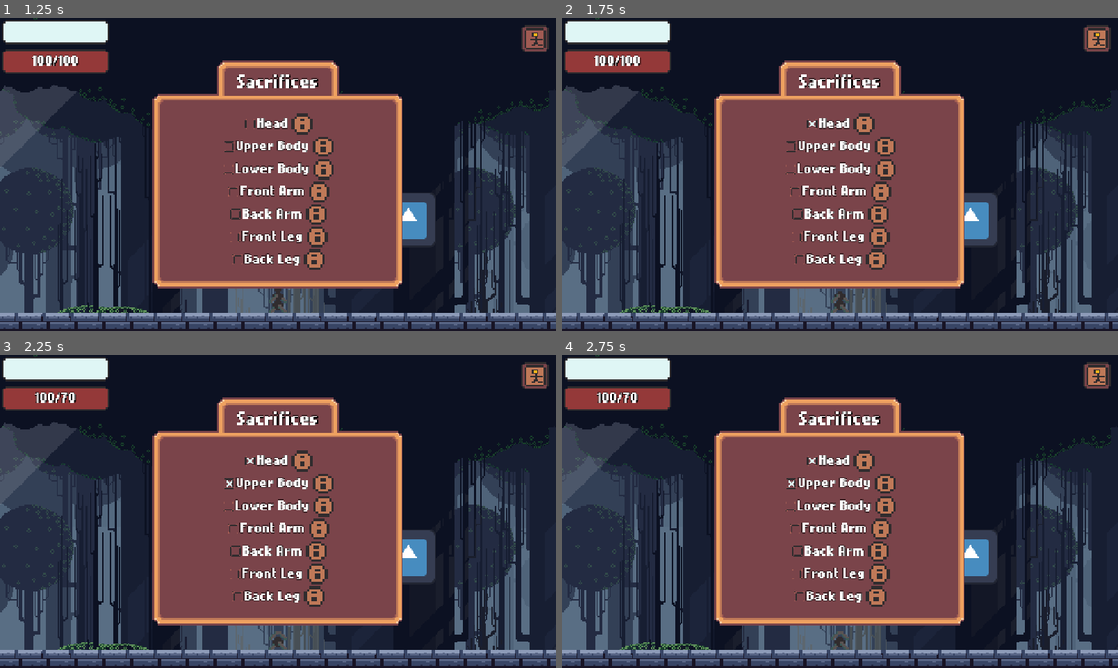
Above: before the commit, frames 1-4 (two rows, left to right).
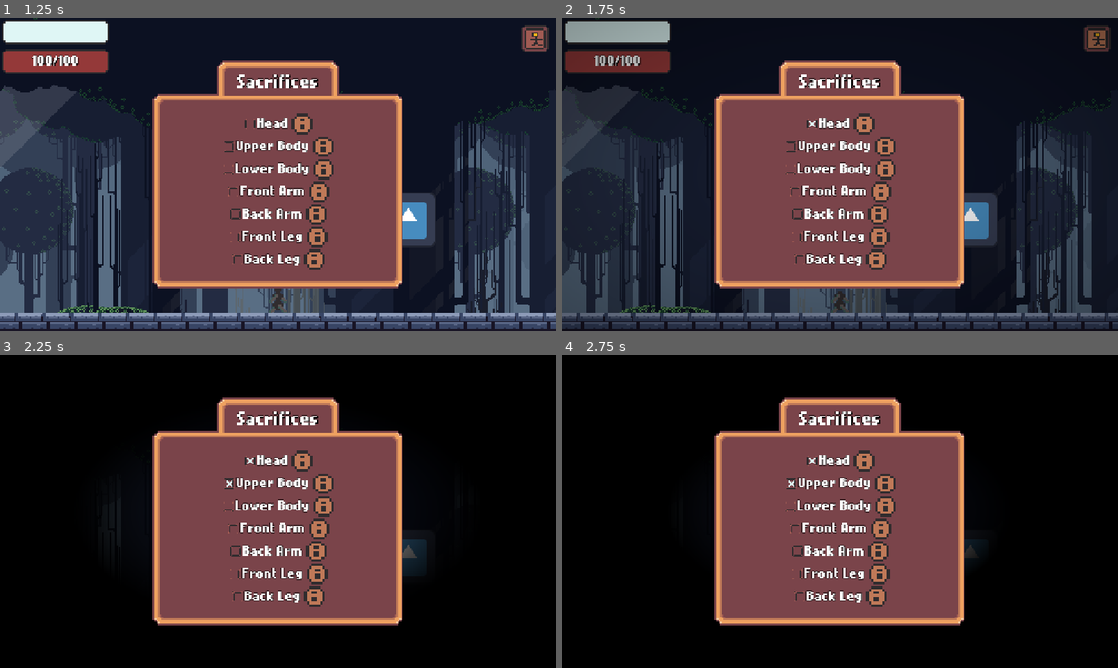
Above: after the commit, the same moments.

Repository: nilanshsharma23/daydream-game-jam
Game: Godot game, scene res://scenes/world.tscn
Two runs of this game, one before a commit and one after it. Both use one fixed random seed, a clock stepped at 60 frames per second and the inputs below. The engine's default icon, where the game draws it, is replaced by a stand-in: a white triangle on a blue panel in a dark square.
Inputs (mouse positions are in pixels of both pictures, inside the frame that each line leads up to):
- Up to frame 1 (1.25 s): click (533, 39) at 0.5 s
- Up to frame 2 (1.75 s): click "Head" at 1.25 s
- Up to frame 3 (2.25 s): click "Upper Body" at 2 s
- Up to frame 4 (2.75 s): no input

Frame 1 is identical in both runs. In frame 2, 14% of the frame differs, in the area x 0-100%, y 1-100%; in frame 3, 69%; in frame 4, 70%, in the area x 0-100%, y 0-100%.

Commit message:
blindness

Diff:
--- a/project.godot
+++ b/project.godot
@@ -38,8 +38,7 @@
 }
 jump={
 "deadzone": 0.2,
-"events": [Object(InputEventKey,"resource_local_to_scene":fa …(140 unchanged characters)… d":false,"keycode":0,"physical_keycode":32,"key_label":0,"unicode":32,"location":0,"echo":false,"script":null)
-, Object(InputEventKey,"resource_local_to_scene":false,"resource_name":"","device":-1,"window_id":0,"alt_pressed":false,"shift_pressed":false,"ctrl_pressed":false,"meta_pressed":false,"pressed":false,"keycode":0,"physical_keycode":90,"key_label":0,"unicode":122,"location":0,"echo":false,"script":null)
+"events": [Object(InputEventKey,"resource_local_to_scene":fa …(140 unchanged characters)… d":false,"keycode":0,"physical_keycode":90,"key_label":0,"unicode":122,"location":0,"echo":false,"script":null)
 ]
 }
 sprint={
--- a/scenes/main_menu.tscn
+++ b/scenes/main_menu.tscn
@@ -2,6 +2,7 @@
 
 [ext_resource type="FontFile" uid="uid://cj7npol18ibqs" path="res://fonts/nokiafc22.ttf" id="1_06t4h"]
 [ext_resource type="Script" uid="uid://bfy6jmdac2dvv" path="res://scripts/main_menu.gd" id="1_8ln24"]
+[ext_resource type="FontFile" uid="uid://bkfrphl4vwqil" path="res://fonts/GothicPixels.ttf" id="2_rcqid"]
 [ext_resource type="Texture2D" uid="uid://deju6wvcry2rb" path="res://sprites/background/Layer_0011_0.png" id="3_flqon"]
 [ext_resource type="Texture2D" uid="uid://c8rw4bn3l43tv" path="res://sprites/background/Layer_0010_1.png" id="4_rcqid"]
 [ext_resource type="Texture2D" uid="uid://ro2d4k1rp4up" path="res://sprites/background/Layer_0009_2.png" id="5_1ajci"]
@@ -13,9 +14,7 @@
 [ext_resource type="Texture2D" uid="uid://dvyu55kafjqr5" path="res://sprites/background/Layer_0003_6.png" id="11_8egab"]
 [ext_resource type="Texture2D" uid="uid://bbbx2470typg5" path="res://sprites/background/Layer_0002_7.png" id="12_gw5y6"]
 
-[sub_resource type="StyleBoxEmpty" id="StyleBoxEmpty_06t4h"]
-
-[sub_resource type="ButtonGroup" id="ButtonGroup_7vrkn"]
+[sub_resource type="StyleBoxEmpty" id="StyleBoxEmpty_rcqid"]
 
 [node name="Main Menu" type="Node2D"]
 script = ExtResource("1_8ln24")
@@ -43,9 +42,9 @@
 theme_override_constants/shadow_offset_y = 4
 theme_override_constants/outline_size = 4
 theme_override_constants/shadow_outline_size = 0
-theme_override_fonts/font = ExtResource("1_06t4h")
-theme_override_font_sizes/font_size = 64
-text = "Game Jam Game"
+theme_override_fonts/font = ExtResource("2_rcqid")
+theme_override_font_sizes/font_size = 128
+text = "Prometheia"
 horizontal_alignment = 1
 vertical_alignment = 1
 
@@ -57,52 +56,37 @@
 grow_vertical = 2
 alignment = 1
 
-[node name="PlayButton4" type="Button" parent="CanvasLayer/Control/VBoxContainer"]
+[node name="PlayButton" type="Button" parent="CanvasLayer/Control/VBoxContainer"]
 layout_mode = 2
 theme_override_colors/font_color = Color(1, 1, 1, 1)
 theme_override_colors/font_focus_color = Color(1, 0, 0, 1)
-theme_override_colors/font_hover_color = Color(0, 0, 1, 1)
-theme_override_colors/font_hover_pressed_color = Color(1, 0, 1, 1)
-theme_override_colors/font_outline_color = Color(0, 0, 0, 1)
-theme_override_constants/outline_size = 4
+theme_override_colors/font_hover_color = Color(0.9490196, 0, 0.9490196, 1)
 theme_override_fonts/font = ExtResource("1_06t4h")
 theme_override_font_sizes/font_size = 32
-theme_override_styles/focus = SubResource("StyleBoxEmpty_06t4h")
-toggle_mode = true
-button_group = SubResource("ButtonGroup_7vrkn")
+theme_override_styles/focus = SubResource("StyleBoxEmpty_rcqid")
 text = "Play"
 flat = true
 
-[node name="PlayButton2" type="Button" parent="CanvasLayer/Control/VBoxContainer"]
+[node name="CreditsButton" type="Button" parent="CanvasLayer/Control/VBoxContainer"]
 layout_mode = 2
 theme_override_colors/font_color = Color(1, 1, 1, 1)
 theme_override_colors/font_focus_color = Color(1, 0, 0, 1)
-theme_override_colors/font_hover_color = Color(0, 0, 1, 1)
-theme_override_colors/font_hover_pressed_color = Color(1, 0, 1, 1)
-theme_override_colors/font_outline_color = Color(0, 0, 0, 1)
-theme_override_constants/outline_size = 4
+theme_override_colors/font_hover_color = Color(0.9490196, 0, 0.9490196, 1)
 theme_override_fonts/font = ExtResource("1_06t4h")
 theme_override_font_sizes/font_size = 32
-theme_override_styles/focus = SubResource("StyleBoxEmpty_06t4h")
-toggle_mode = true
-button_group = SubResource("ButtonGroup_7vrkn")
+theme_override_styles/focus = SubResource("StyleBoxEmpty_rcqid")
 text = "Credits
 "
 flat = true
 
-[node name="PlayButton3" type="Button" parent="CanvasLayer/Control/VBoxContainer"]
+[node name="QuitButton" type="Button" parent="CanvasLayer/Control/VBoxContainer"]
 layout_mode = 2
 theme_override_colors/font_color = Color(1, 1, 1, 1)
 theme_override_colors/font_focus_color = Color(1, 0, 0, 1)
-theme_override_colors/font_hover_color = Color(0, 0, 1, 1)
-theme_override_colors/font_hover_pressed_color = Color(1, 0, 1, 1)
-theme_override_colors/font_outline_color = Color(0, 0, 0, 1)
-theme_override_constants/outline_size = 4
+theme_override_colors/font_hover_color = Color(0.9490196, 0, 0.9490196, 1)
 theme_override_fonts/font = ExtResource("1_06t4h")
 theme_override_font_sizes/font_size = 32
-theme_override_styles/focus = SubResource("StyleBoxEmpty_06t4h")
-toggle_mode = true
-button_group = SubResource("ButtonGroup_7vrkn")
+theme_override_styles/focus = SubResource("StyleBoxEmpty_rcqid")
 text = "Quit"
 flat = true
 
--- a/scenes/player.tscn
+++ b/scenes/player.tscn
@@ -418,6 +418,58 @@
 
 [sub_resource type="RectangleShape2D" id="RectangleShape2D_y4r1p"]
 size = Vector2(10, 21)
+
+[sub_resource type="Animation" id="Animation_i4ail"]
+resource_name = "show"
+tracks/0/type = "value"
+tracks/0/imported = false
+tracks/0/enabled = true
+tracks/0/path = NodePath("CanvasLayer/Control/Vignette:material:shader_parameter/alpha")
+tracks/0/interp = 1
+tracks/0/loop_wrap = true
+tracks/0/keys = {
+"times": PackedFloat32Array(0, 1),
+"transitions": PackedFloat32Array(2, 2),
+"update": 0,
+"values": [0.0, 1.0]
+}
+
+[sub_resource type="Animation" id="Animation_a38lo"]
+length = 0.001
+tracks/0/type = "value"
+tracks/0/imported = false
+tracks/0/enabled = true
+tracks/0/path = NodePath("CanvasLayer/Control/Vignette:material:shader_parameter/alpha")
+tracks/0/interp = 1
+tracks/0/loop_wrap = true
+tracks/0/keys = {
+"times": PackedFloat32Array(0),
+"transitions": PackedFloat32Array(1),
+"update": 0,
+"values": [0.0]
+}
+
+[sub_resource type="Animation" id="Animation_4ni07"]
+resource_name = "hide"
+tracks/0/type = "value"
+tracks/0/imported = false
+tracks/0/enabled = true
+tracks/0/path = NodePath("CanvasLayer/Control/Vignette:material:shader_parameter/alpha")
+tracks/0/interp = 1
+tracks/0/loop_wrap = true
+tracks/0/keys = {
+"times": PackedFloat32Array(0, 1),
+"transitions": PackedFloat32Array(1, 1),
+"update": 0,
+"values": [1.0, 0.0]
+}
+
+[sub_resource type="AnimationLibrary" id="AnimationLibrary_4ni07"]
+_data = {
+&"RESET": SubResource("Animation_a38lo"),
+&"hide": SubResource("Animation_4ni07"),
+&"show": SubResource("Animation_i4ail")
+}
 
 [node name="Player" type="CharacterBody2D" node_paths=PackedStringArray("body_parts", "body_part_dictionary")]
 script = ExtResource("1_g2els")
@@ -576,7 +628,7 @@
 texture_hover = ExtResource("10_jej6c")
 stretch_mode = 0
 
-[node name="ColorRect" type="ColorRect" parent="CanvasLayer/Control"]
+[node name="Vignette" type="ColorRect" parent="CanvasLayer/Control"]
 material = SubResource("ShaderMaterial_4r5pv")
 layout_mode = 1
 anchors_preset = 15
@@ -900,6 +952,11 @@
 position = Vector2(0, 7.5)
 shape = SubResource("RectangleShape2D_y4r1p")
 
+[node name="VignettePlayer" type="AnimationPlayer" parent="."]
+libraries = {
+&"": SubResource("AnimationLibrary_4ni07")
+}
+
 [connection signal="body_entered" from="GroundDetector" to="." method="_on_ground_detector_body_entered"]
 [connection signal="body_exited" from="GroundDetector" to="." method="_on_ground_detector_body_exited"]
 [connection signal="value_changed" from="CanvasLayer/Control/VBoxContainer/StrengthMeter" to="." method="_on_strength_meter_value_changed"]
--- a/scripts/player.gd
+++ b/scripts/player.gd
@@ -14,6 +14,7 @@
 @export var body_part_dictionary: Dictionary[Sprite2D, CheckBox]
 @export var sacrifices: Array[Sacrifice]
 
+@onready var vignette: ColorRect = $CanvasLayer/Control/Vignette
 @onready var animation_player: AnimationPlayer = $AnimationPlayer
 @onready var limbs: Node2D = $Limbs
 @onready var strength_meter: TextureProgressBar = $CanvasLayer/Control/VBoxContainer/StrengthMeter
@@ -21,6 +22,7 @@
 @onready var sacrifices_panel: Control = $CanvasLayer/SacrificesPanel
 @onready var health_meter: TextureProgressBar = $CanvasLayer/Control/VBoxContainer/HealthMeter
 @onready var info_panel: TextureRect = $CanvasLayer/InfoControl/InfoPanel
+@onready var vignette_player: AnimationPlayer = $VignettePlayer
 
 func _ready() -> void:
 	slash_sprite.visible = false
@@ -115,11 +117,17 @@
 		max_health -= sacrifice.health_decrease
 		jump_speed += sacrifice.jump_boost
 		walk_speed += sacrifice.speed_boost
+
+		if index == 0:
+			vignette_player.play("show")
 	else:
 		body_part_dictionary.keys()[index].show()
 		max_health += sacrifice.health_decrease
 		jump_speed -= sacrifice.jump_boost
 		walk_speed -= sacrifice.speed_boost
 
+		if index == 0:
+			vignette_player.play("hide")
+
 	health_meter.get_child(0).text = "%s/%s" % [health, max_health]
 	health_meter.max_value = max_health
Binary file added: fonts/GothicPixels.ttf
Not shown, added: fonts/GothicPixels.ttf.import
Not shown: 1 places in scenes/player.tscn that only renumber resources
